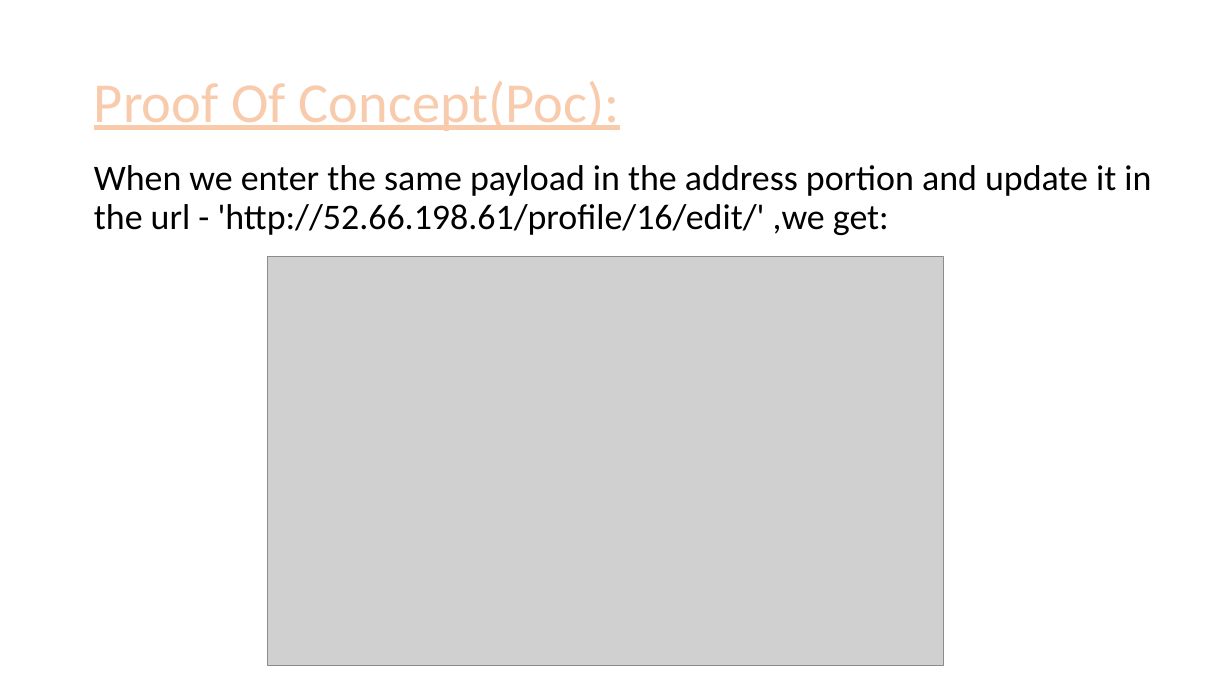
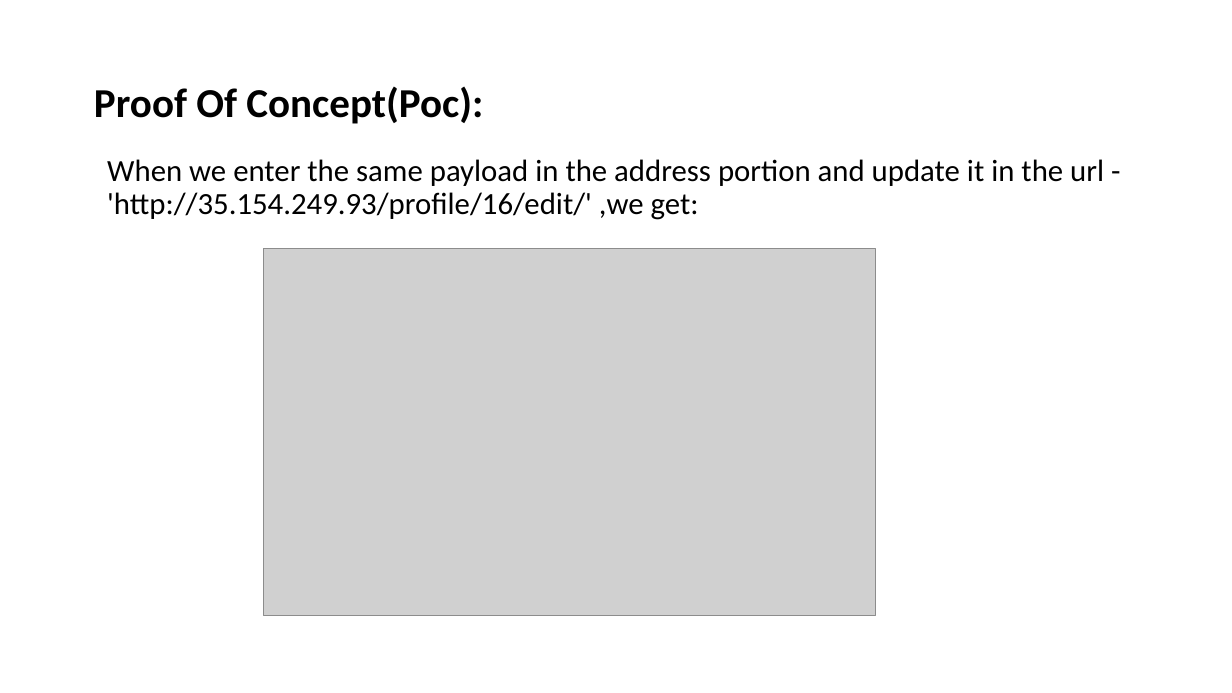
Before and after one commit to RocktimRajkumar/CEH-hack-a-thon, a slide deck: slide 41 of reports/Lifestyle Store/LifeStyle Store Application Reports.pptx (slide 47 before the commit). Drawn at 1232x693 pixels with LibreOffice and Linux fonts; fonts in the diff are those of the drawing; grey boxes stand for pictures. Boxes give left, top, right and bottom in pixels: in the first picture for what was removed or moved away, otherwise in the second. Text is boxed around its words. In the diff, an @@ line names an element or a change of style, - is before the commit and + after.

```diff
--- a/reports/Lifestyle Store/LifeStyle Store Application Reports.pptx
+++ b/reports/Lifestyle Store/LifeStyle Store Application Reports.pptx
@@ title "Proof Of Concept(Poc):" at box(94, 87, 483, 124): size 44 to 32 pt, text colour #F8CBAD to #000000, letter outline #ED7D31 1.75 pt to none, bold on, underline off @@
@@ text at box(107, 159, 1104, 220): text changed; size 28 to 24 pt @@
-When we enter the same payload in the address portion and update it in the url - 'http://52.66.198.61/profile/16/edit/' ,we get:
+When we enter the same payload in the address portion and update it in the url - 'http://35.154.249.93/profile/16/edit/' ,we get:
@@ picture: place and size @@
-picture at box(268, 256, 944, 665)
+picture at box(263, 249, 875, 616)
```
Also in this commit, not shown: 8 other slides changed.
